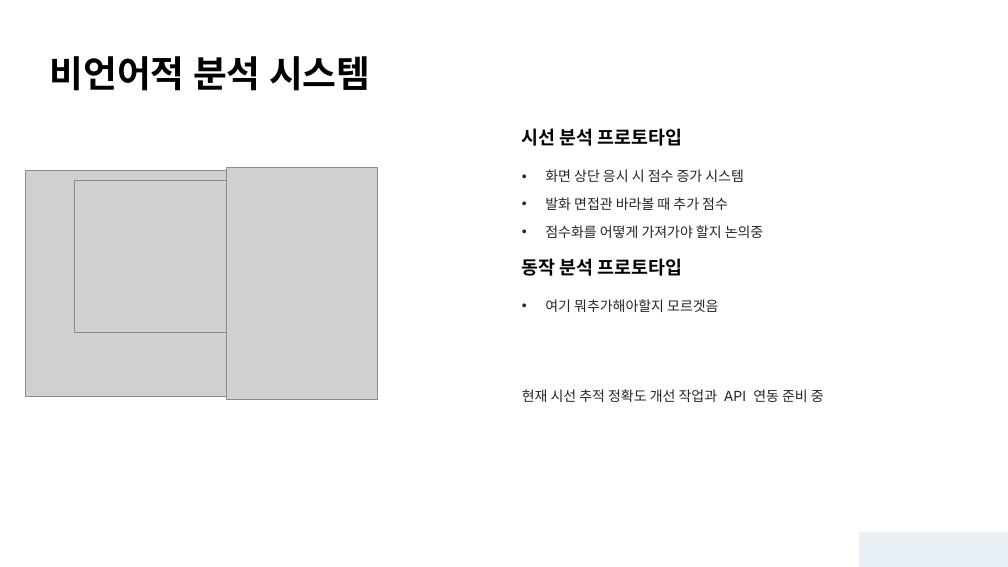
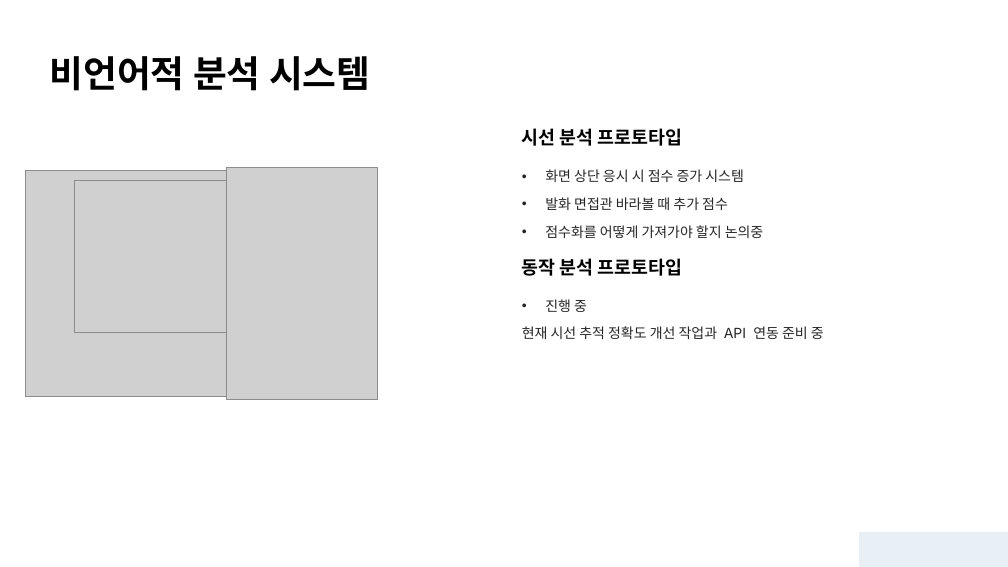
Before and after one commit to SKNETWORKS-FAMILY-AICAMP/SKN12-FINAL-5TEAM, a slide deck: slide 9 of 산출물/스탠드업발표/LLM 다대다 모의면접 시스템_ 6주차 스탠드업.pptx. Drawn at 1008x567 pixels with LibreOffice and Linux fonts; fonts in the diff are those of the drawing; grey boxes stand for pictures; background and template pictures are left out. Boxes give left, top, right and bottom in pixels: in the first picture for what was removed or moved away, otherwise in the second. Text is boxed around its words. In the diff, an @@ line names an element or a change of style, - is before the commit and + after.

Commit message:
Feat: 수정사항 적용

```diff
--- a/산출물/스탠드업발표/LLM 다대다 모의면접 시스템_ 6주차 스탠드업.pptx
+++ b/산출물/스탠드업발표/LLM 다대다 모의면접 시스템_ 6주차 스탠드업.pptx
@@ text at (x1=545, y1=299, x2=587, y2=312): text changed @@
-• 여기 뭐추가해아할지 모르겟음
+• 진행 중
@@ text "현재 시선 추적 정확도 개선 ..." moved from (x1=522, y1=389, x2=824, y2=402) to (x1=522, y1=326, x2=824, y2=339) @@
```
